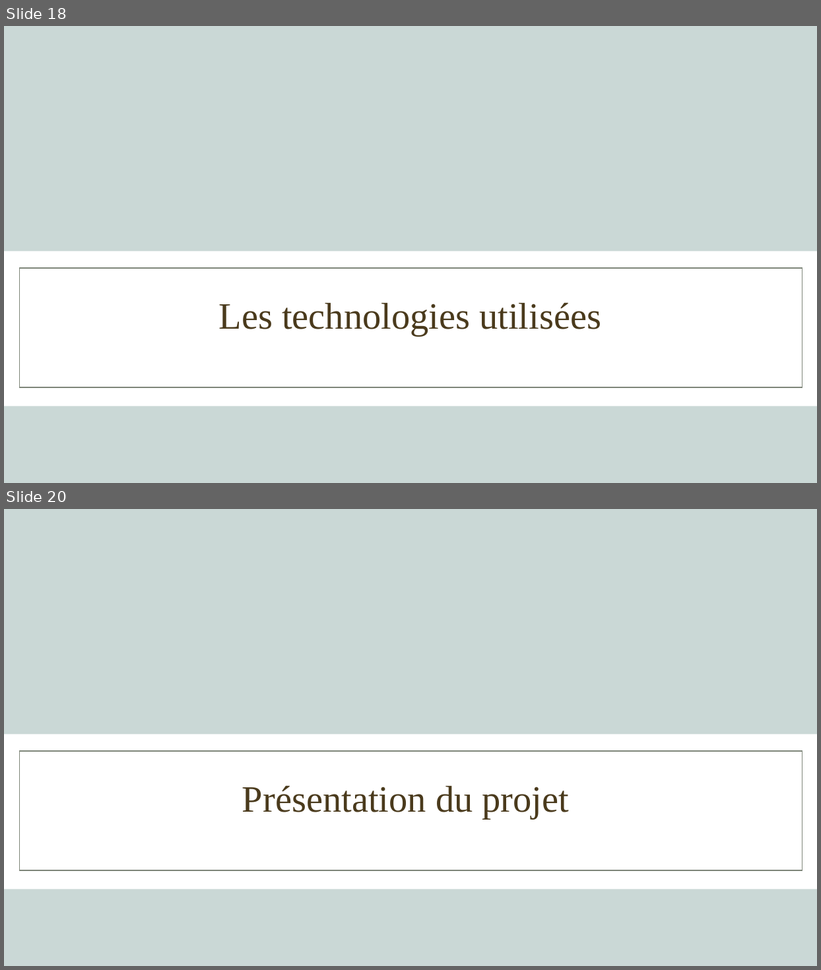
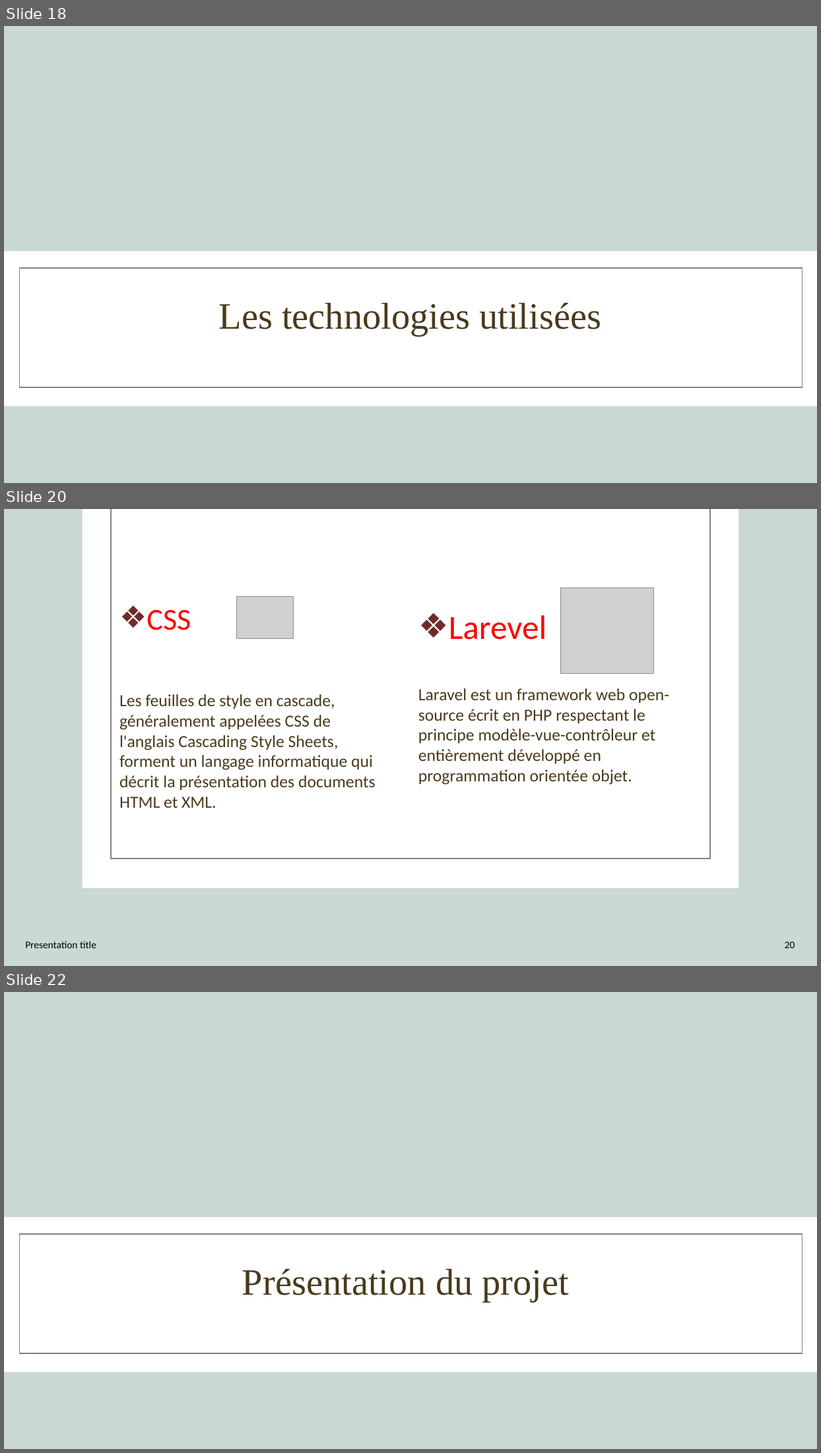
Before and after one commit to AbouSoulama/Projet_de_fin_de_formation_Aboubacar_Soulama, a slide deck: SOULAMA_Aboubacar_CONCEPTION PROJET DE FIN DE FORMATION.pptx. Shown one above the other, each under a label of ours: slides 18 and 20 before the commit, slides 18, 20 and 22 after it; the slides between them are not shown. The pictures are 821x970 and 821x1453 pixels, drawn with LibreOffice and Linux fonts; fonts in the diff are those of the drawing; grey boxes stand for pictures; background and template pictures are left out. Boxes give left, top, right and bottom in pixels: in the first picture for what was removed or moved away, otherwise in the second. Text is boxed around its words. In the diff, an @@ line names an element or a change of style, - is before the commit and + after.

```diff
--- a/SOULAMA_Aboubacar_CONCEPTION PROJET DE FIN DE FORMATION.pptx
+++ b/SOULAMA_Aboubacar_CONCEPTION PROJET DE FIN DE FORMATION.pptx
@@ slide 20 added at [4, 509, 817, 966], background #CAD8D6 @@
@@ rectangle added at [82, 509, 739, 889], fill #FFFFFF @@
@@ rectangle added at [111, 509, 710, 859], outline #7E8679 1 pt @@
@@ picture added at [237, 596, 294, 638] @@
@@ picture added at [560, 588, 653, 674] @@
@@ text added at [120, 610, 376, 808], 20 pt, text #4A3A1C @@
+❖ CSS
+Les feuilles de style en cascade, généralement appelées CSS de l'anglais Cascading Style Sheets, forment un langage informatique qui décrit la présentation des documents HTML et XML.
@@ text added at [418, 615, 669, 785], 20 pt, text #4A3A1C @@
+❖ Larevel
+Laravel est un framework web open-source écrit en PHP respectant le principe modèle-vue-contrôleur et entièrement développé en programmation orientée objet.
@@ text added at [25, 941, 96, 949], 12 pt, text #000000 @@
+Presentation title
@@ page number added at [785, 942, 795, 949], 12 pt, text #000000 @@
+20
@@ what was slide 20 is now slide 22 @@
```
Also in this commit, not shown: 13 slides changed, 1 other slide added, 12 other files.
